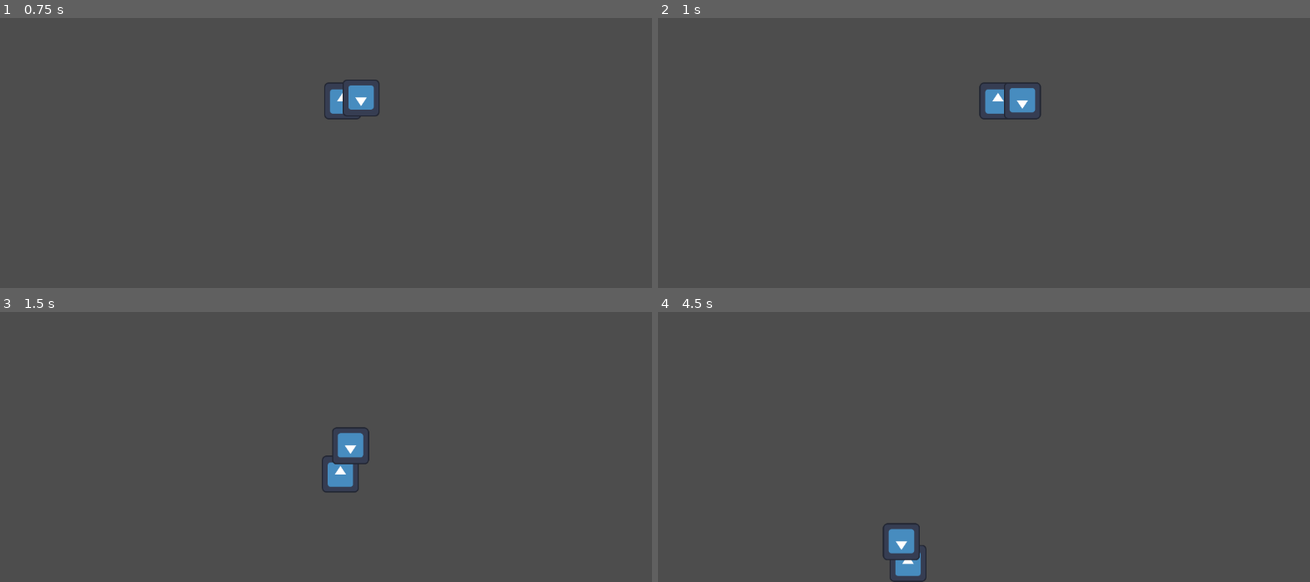
Above: before the commit, frames 1-4 (two rows, left to right).
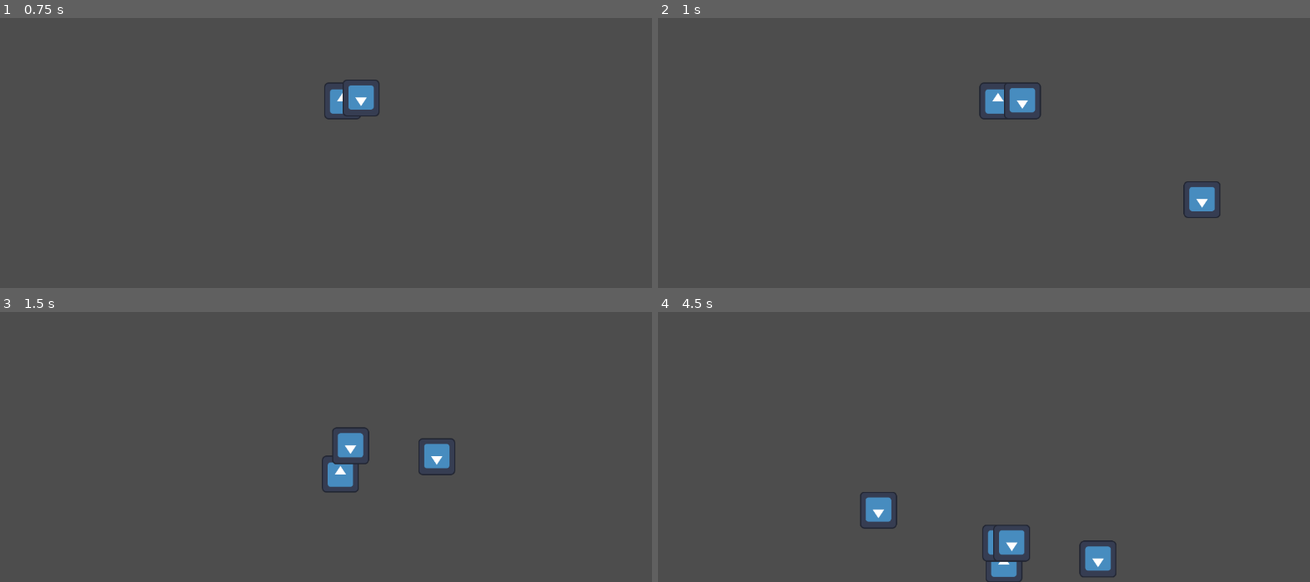
Above: after the commit, the same moments.

Repository: aWildIvysaur/elemental-project
Game: Godot game, scene res://scene/test.tscn
The game is run twice, just before and just after one commit, with the same random seed, the same clock (stepped at 60 frames per second) and the same inputs. The engine's default icon, where the game draws it, is replaced by a stand-in: a white triangle on a blue panel in a dark square.
Inputs:
- Up to frame 1 (0.75 s): hold Right (right) from 0.53 s (still down)
- Up to frame 2 (1 s): keep holding Right (right)
- Up to frame 3 (1.5 s): release Right (right) at 1.28 s; hold Down (down) from 1.28 s (still down)
- Up to frame 4 (4.5 s): release Down (down) at 2.03 s; hold Right (right) 2.03-2.78 s; hold Up (up) 2.78-3.53 s; tap Enter at 3.5 s; hold Left (left) from 3.53 s (still down)

Frame 1 is identical in both runs. In frame 2, 0.5% of the frame differs, in the area x 80-87%, y 60-75%; in frame 3, 0.5%; in frame 4, 2.7%, in the area x 30-71%, y 66-100%.

Commit message:
feat(enemy): random spawning

Diff:
--- a/scene/test.tscn
+++ b/scene/test.tscn
@@ -1,7 +1,8 @@
-[gd_scene load_steps=5 format=3 uid="uid://dyk2bhfrudumb"]
+[gd_scene load_steps=6 format=3 uid="uid://dyk2bhfrudumb"]
 
 [ext_resource type="PackedScene" uid="uid://dm8fjdtkhilbu" path="res://scene/player.tscn" id="1_4e1uf"]
 [ext_resource type="PackedScene" uid="uid://mgpyxjbq1rtl" path="res://scene/enemy.tscn" id="2_nq154"]
+[ext_resource type="Script" path="res://script/enemy_spawner.gd" id="3_l58jd"]
 
 [sub_resource type="RectangleShape2D" id="RectangleShape2D_aicg0"]
 size = Vector2(42, 726)
@@ -35,6 +36,10 @@
 position = Vector2(0, -333)
 shape = SubResource("RectangleShape2D_1nr3l")
 
-[node name="Enemy" parent="." instance=ExtResource("2_nq154")]
+[node name="Enemy" parent="." node_paths=PackedStringArray("target") instance=ExtResource("2_nq154")]
 position = Vector2(303, -109)
 scale = Vector2(0.5, 0.5)
+target = NodePath("../Player")
+
+[node name="EnemySpawner" type="Node" parent="."]
+script = ExtResource("3_l58jd")
--- a/script/enemy.gd
+++ b/script/enemy.gd
@@ -1,9 +1,10 @@
 extends CharacterBody2D
 class_name Enemy
 
+@export var target: Node
 @export var SPEED: float = 400
 
 func _physics_process(_delta: float):
-	var dir = (%Player.global_position - global_position).normalized()
+	var dir = (target.global_position - global_position).normalized()
 	velocity = dir * SPEED
 	move_and_slide()
--- /dev/null
+++ b/script/enemy_spawner.gd
@@ -0,0 +1,12 @@
+extends Node
+
+@export var enemy: PackedScene = preload ("res://scene/enemy.tscn")
+
+func _physics_process(_delta: float):
+	if randf() < 0.01:
+		assert(enemy != null, "enemy scene not loaded")
+		var e = enemy.instantiate()
+		e.position = Vector2(randf_range( - 500, 500), randf_range( - 300, 300))
+		e.target = %Player
+		e.scale = Vector2(0.5, 0.5)
+		get_parent().add_child(e)
